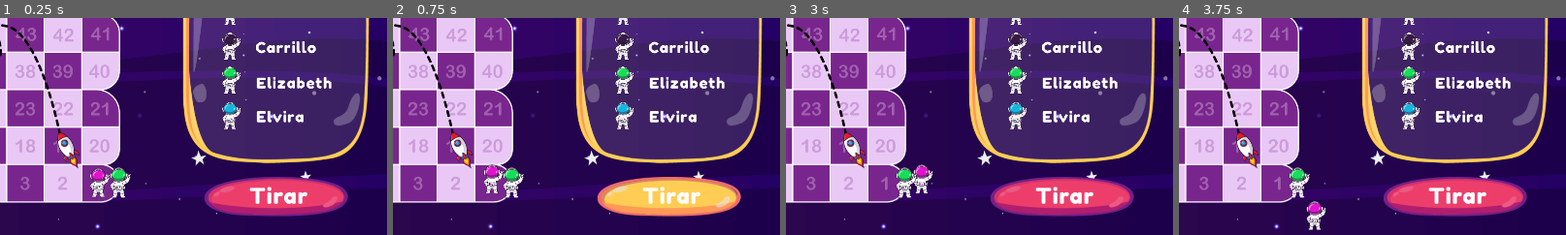
Above: before the commit, frames 1-4 (left to right).
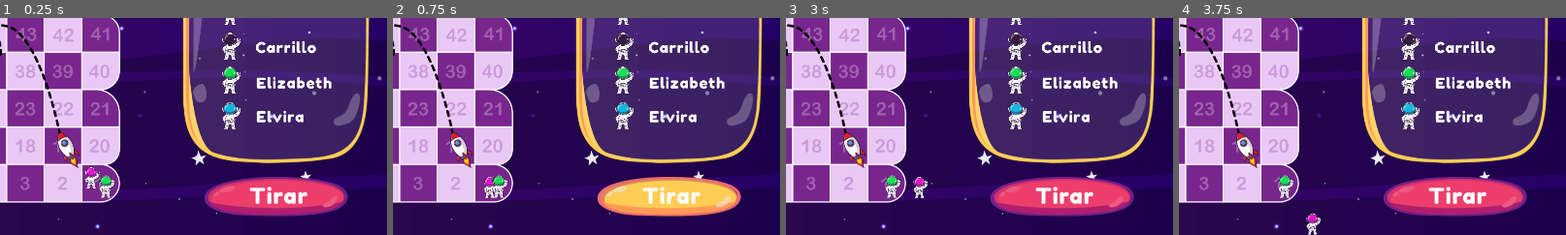
Above: after the commit, the same moments.

Repository: carrilloycardenas/Carrera-espacial
Game: Godot game, scene res://tablero/tablero.tscn
Two runs of this game, one before a commit and one after it. Both use one fixed random seed, a clock stepped at 60 frames per second and the inputs below. The project has no main scene, so this scene is started directly.
Inputs (mouse positions are % of the whole screen's width and height, from its top left):
- Up to frame 1 (0.25 s): no input
- Up to frame 2 (0.75 s): click (81, 91) at 0.5 s
- Up to frame 3 (3 s): click (86, 9) at 1.25 s; click (80, 9) at 2 s; hold Right (ui_right) from 2.78 s (still down)
- Up to frame 4 (3.75 s): release Right (ui_right) at 3.53 s; hold Down (ui_down) from 3.53 s (still down)
The pictures show only the part of the screen within x 45-95%, y 50-100%; the shares and areas given below are measured in that part.

The runs differ from the first frame. In frame 1, 1.2% of the frame differs, in the area x 22-34%, y 68-84%; in frame 2, 1.1%; in frame 3, 1.2%; in frame 4, 1.2%, in the area x 25-39%, y 68-100%.

Commit message:
astros resize

Diff:
--- a/tablero/tablero.tscn
+++ b/tablero/tablero.tscn
@@ -186,10 +186,12 @@
 texture_hover = ExtResource( 9 )
 
 [node name="astro1" parent="." instance=ExtResource( 19 )]
-position = Vector2( 578.133, 550.933 )
+position = Vector2( 571.733, 533.333 )
+scale = Vector2( 0.75, 0.75 )
 
 [node name="astro2" parent="." instance=ExtResource( 40 )]
-position = Vector2( 619.2, 506.667 )
+position = Vector2( 601.6, 512 )
+scale = Vector2( 0.75, 0.75 )
 
 [node name="salir" type="Node2D" parent="."]
 visible = false
